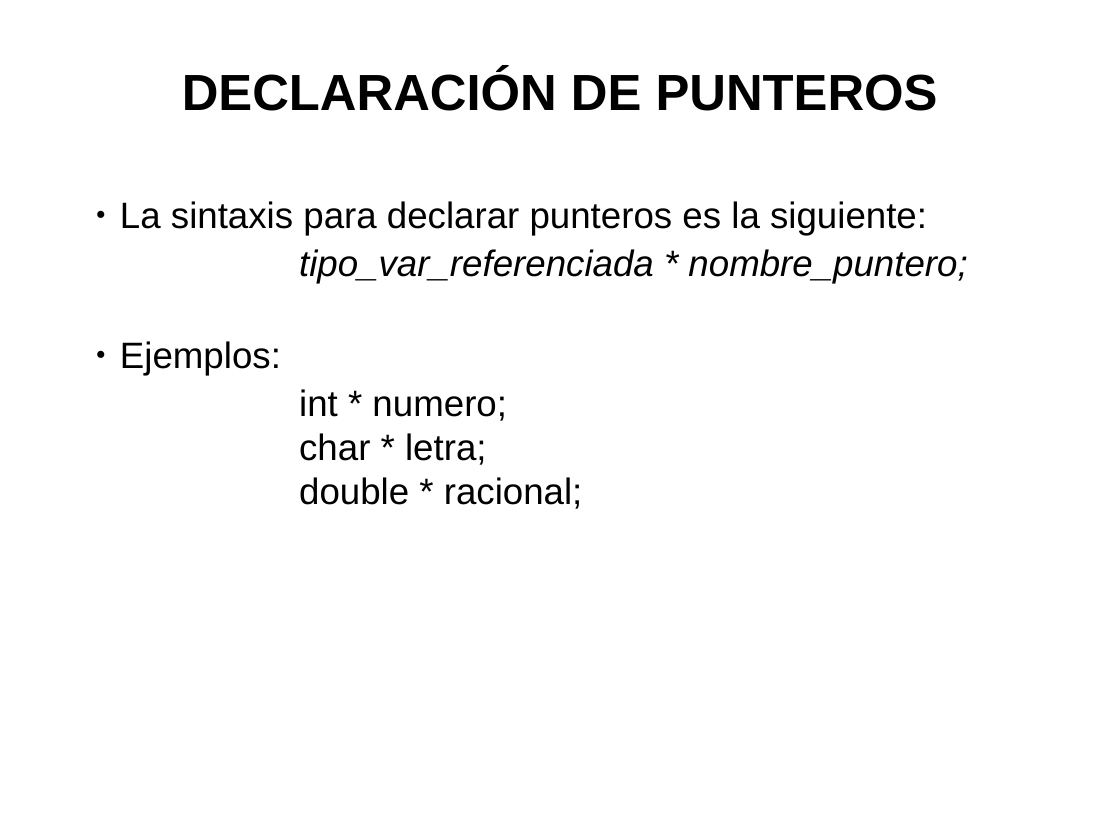
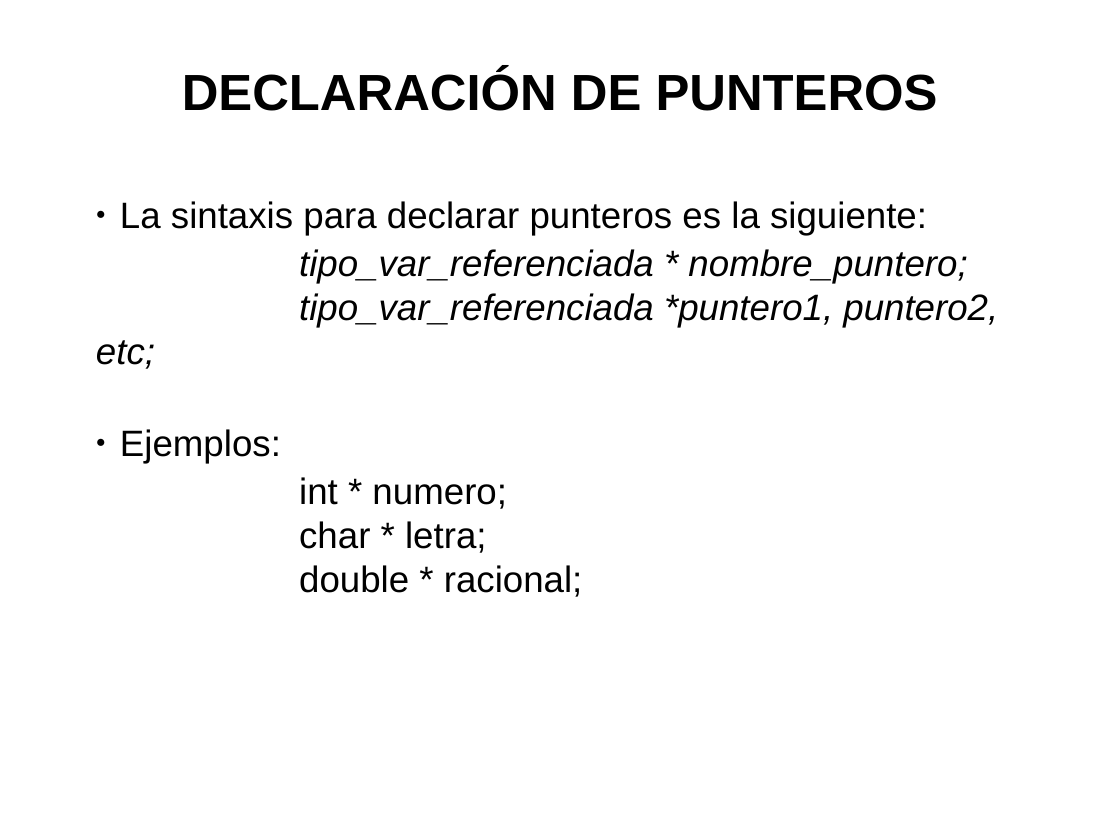
Before and after one commit to trivi/Introduccion-C-EFE-Oct, a slide deck: slide 4 of 08.Punteros/08.Punteros.odp. Drawn at 1120x840 pixels with LibreOffice and Linux fonts; fonts in the diff are those of the drawing. Boxes give left, top, right and bottom in pixels: in the first picture for what was removed or moved away, otherwise in the second. Text is boxed around its words. In the diff, an @@ line names an element or a change of style, - is before the commit and + after.

Commit message:
Añadida modificación aclaratoria al tema de punteros

```diff
--- a/08.Punteros/08.Punteros.odp
+++ b/08.Punteros/08.Punteros.odp
@@ text at bbox=[96, 293, 998, 369]: paragraph added @@
+tipo_var_referenciada *puntero1, puntero2, etc;
```
